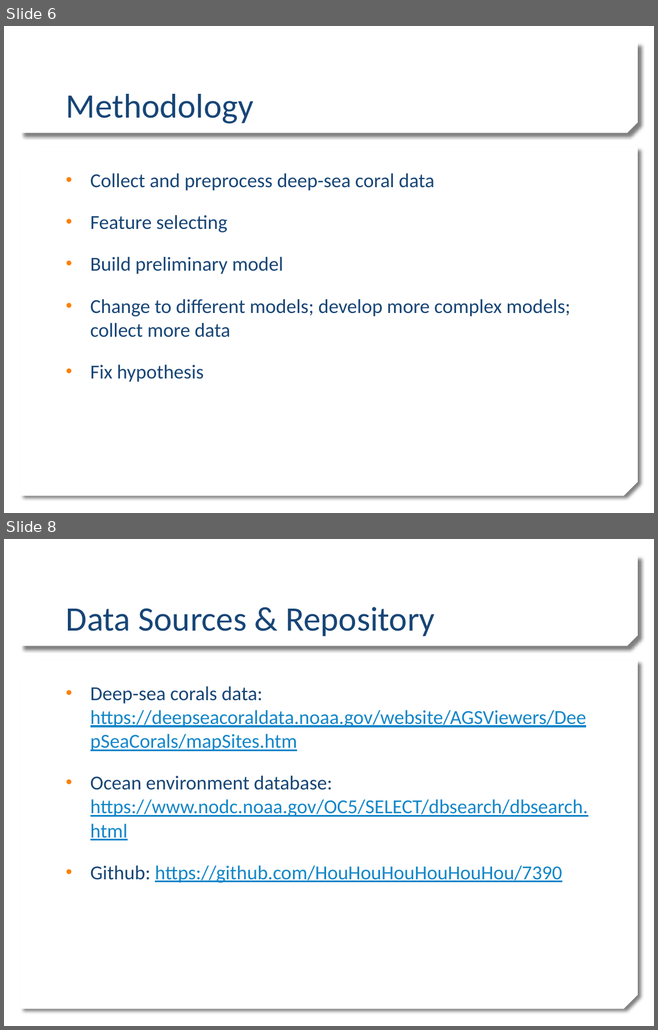
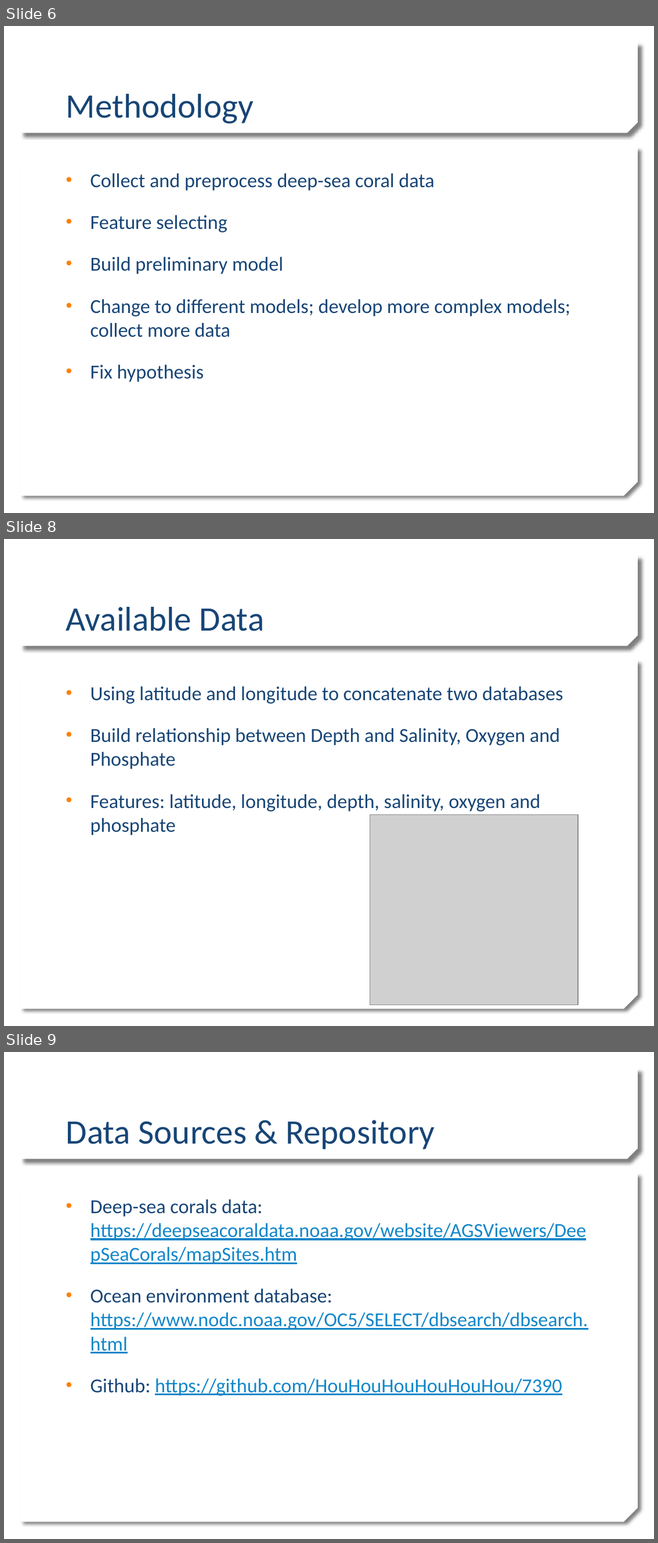
Before and after one commit to HouHouHouHouHouHou/7390, a slide deck: DeepSeaCoral.pptx. Shown one above the other, each under a label of ours: slides 6 and 8 before the commit, slides 6, 8 and 9 after it; the slides between them are not shown. The pictures are 658x1030 and 658x1543 pixels, drawn with LibreOffice and Linux fonts; fonts in the diff are those of the drawing; grey boxes stand for pictures; background and template pictures are left out. Boxes give left, top, right and bottom in pixels: in the first picture for what was removed or moved away, otherwise in the second. Text is boxed around its words. In the diff, an @@ line names an element or a change of style, - is before the commit and + after.

```diff
--- a/DeepSeaCoral.pptx
+++ b/DeepSeaCoral.pptx
@@ slide 8 added at bbox=[4, 539, 654, 1026], background picture (left out); not listed: 2 template elements that a slide beside it also shows @@
@@ title added at bbox=[66, 607, 264, 631], 38 pt, text #174576 @@
+Available Data
@@ text added at bbox=[90, 686, 563, 835], 22 pt, text #174576 @@
+• Using latitude and longitude to concatenate two databases
+• Build relationship between Depth and Salinity, Oxygen and Phosphate
+• Features: latitude, longitude, depth, salinity, oxygen and phosphate
@@ picture added at bbox=[370, 815, 578, 1005] @@
@@ what was slide 8 is now slide 9 @@
```
Also in this commit, not shown: 1 slide changed.
